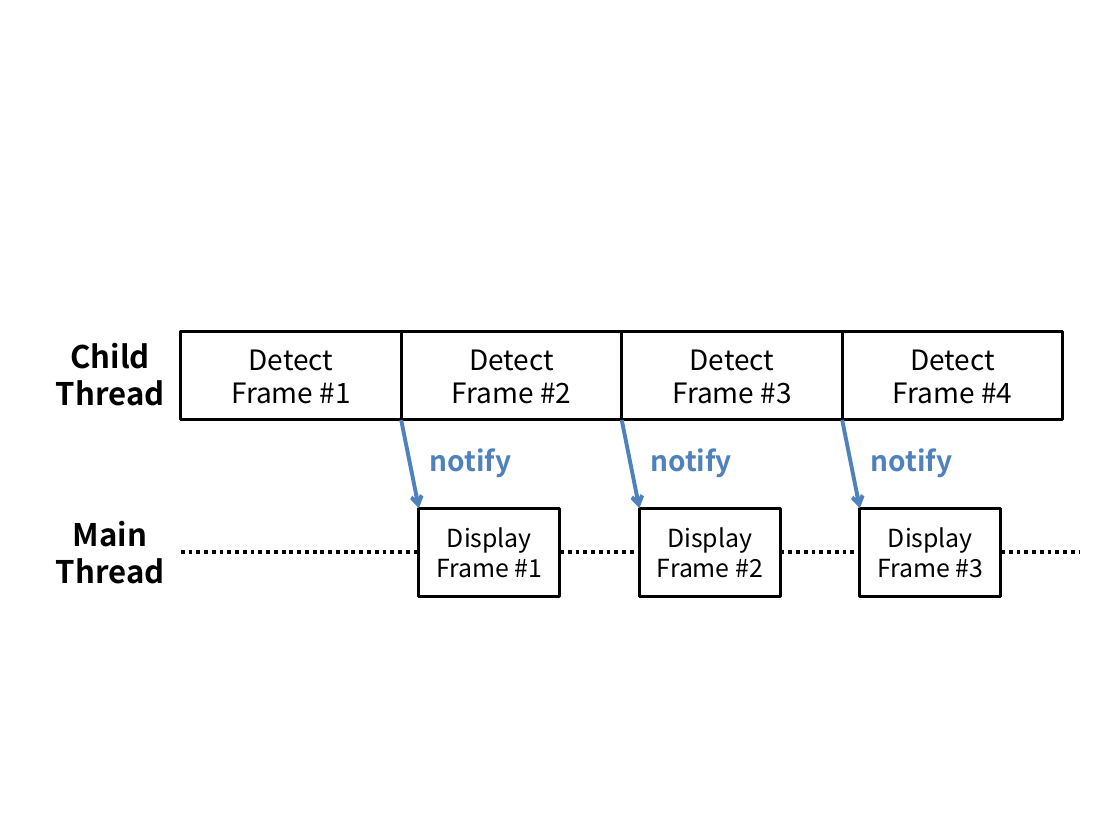
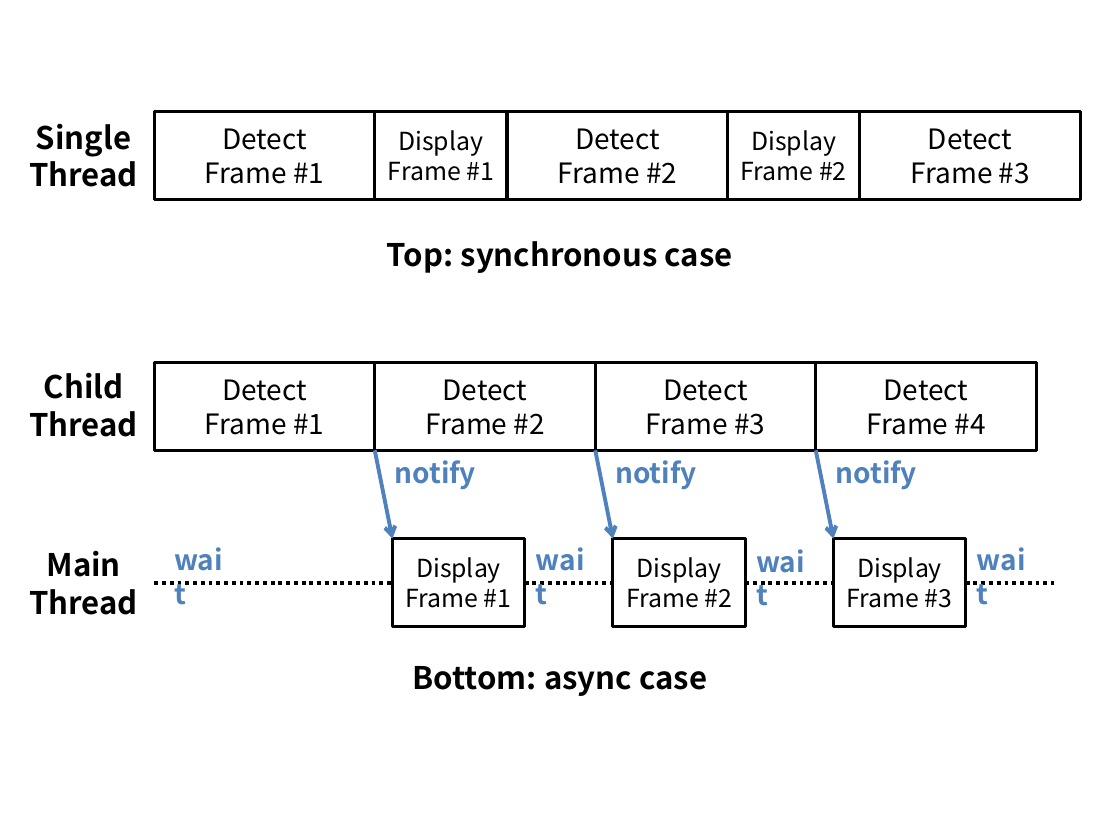
Before and after one commit to jkjung-avt/jkjung-avt.github.io, a slide deck: slide 1 of assets/2019-11-19-speed-up-trt-ssd/pipelining.pptx. Drawn at 1120x840 pixels with LibreOffice and Linux fonts; fonts in the diff are those of the drawing. Boxes give left, top, right and bottom in pixels: in the first picture for what was removed or moved away, otherwise in the second. Text is boxed around its words. In the diff, an @@ line names an element or a change of style, - is before the commit and + after.

```diff
--- a/assets/2019-11-19-speed-up-trt-ssd/pipelining.pptx
+++ b/assets/2019-11-19-speed-up-trt-ssd/pipelining.pptx
@@ rectangle added at <box>155,111,375,199</box>, fill #FFFFFF, outline #000000 2 pt, 18 pt, text #000000 @@
+Detect
+Frame #1
@@ rectangle added at <box>375,111,507,199</box>, fill #FFFFFF, outline #000000 2 pt, 16 pt, text #000000 @@
+Display
+Frame #1
@@ rectangle added at <box>507,111,728,199</box>, fill #FFFFFF, outline #000000 2 pt, 18 pt, text #000000 @@
+Detect
+Frame #2
@@ rectangle added at <box>728,111,860,199</box>, fill #FFFFFF, outline #000000 2 pt, 16 pt, text #000000 @@
+Display
+Frame #2
@@ rectangle added at <box>860,111,1081,199</box>, fill #FFFFFF, outline #000000 2 pt, 18 pt, text #000000 @@
+Detect
+Frame #3
@@ text added at <box>29,123,138,187</box>, 20 pt, text #000000, bold @@
+Single
+Thread
@@ text added at <box>387,241,733,273</box>, 20 pt, text #000000, bold @@
+Top: synchronous case
@@ 4 rectangles, 3 arrows, 2 texts, 1 line: place and size @@
-4 rectangles, 3 arrows, 2 texts, 1 line at <box>56,332,1063,584</box>
+4 rectangles, 3 arrows, 2 texts, 1 line at <box>29,362,1036,615</box>
@@ 3 texts: place and size @@
-3 texts at <box>430,448,952,478</box>
+3 texts at <box>395,460,917,490</box>
@@ text added at <box>164,538,243,582</box>, 18 pt, text #4F81BD, bold @@
+wait
@@ rectangle "Display": place and size @@
-rectangle "Display" at <box>419,508,560,597</box>
+rectangle "Display" at <box>392,539,524,627</box>
@@ text added at <box>525,538,605,582</box>, 18 pt, text #4F81BD, bold @@
+wait
@@ rectangle "Display": place and size @@
-rectangle "Display" at <box>640,508,781,597</box>
+rectangle "Display" at <box>613,539,745,627</box>
@@ text added at <box>745,539,824,584</box>, 18 pt, text #4F81BD, bold @@
+wait
@@ rectangle "Display": place and size @@
-rectangle "Display" at <box>860,508,1001,597</box>
+rectangle "Display" at <box>833,539,965,627</box>
@@ text added at <box>965,538,1045,582</box>, 18 pt, text #4F81BD, bold @@
+wait
@@ line moved from (560, 552) - (640, 552) to (525, 582) - (613, 582) @@
@@ line moved from (781, 552) - (860, 552) to (745, 582) - (833, 582) @@
@@ line moved from (1001, 552) - (1081, 552) to (965, 582) - (1054, 582) @@
@@ text added at <box>413,666,707,696</box>, 20 pt, text #000000, bold @@
+Bottom: async case
```
Also in this commit, not shown: 1 other file.
